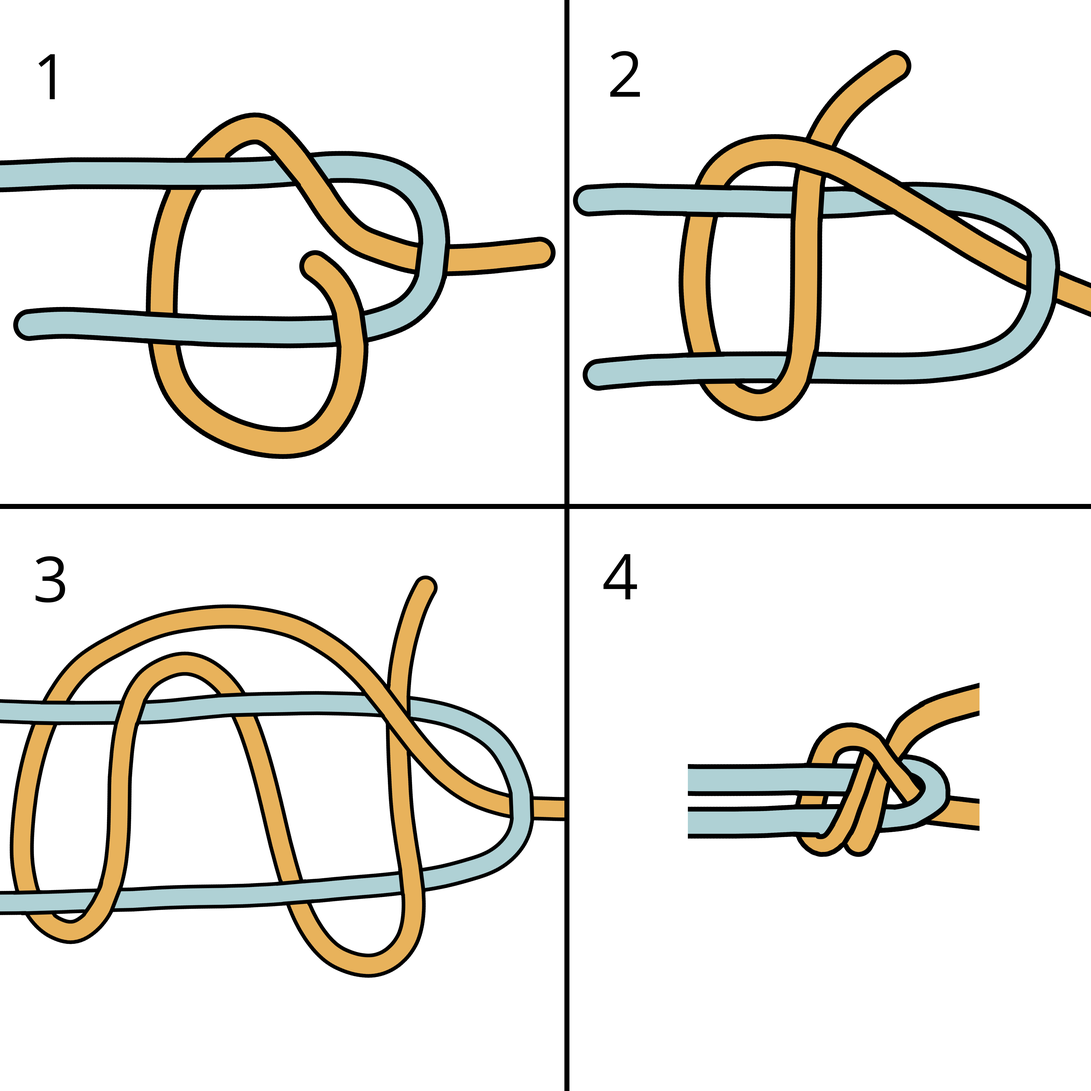
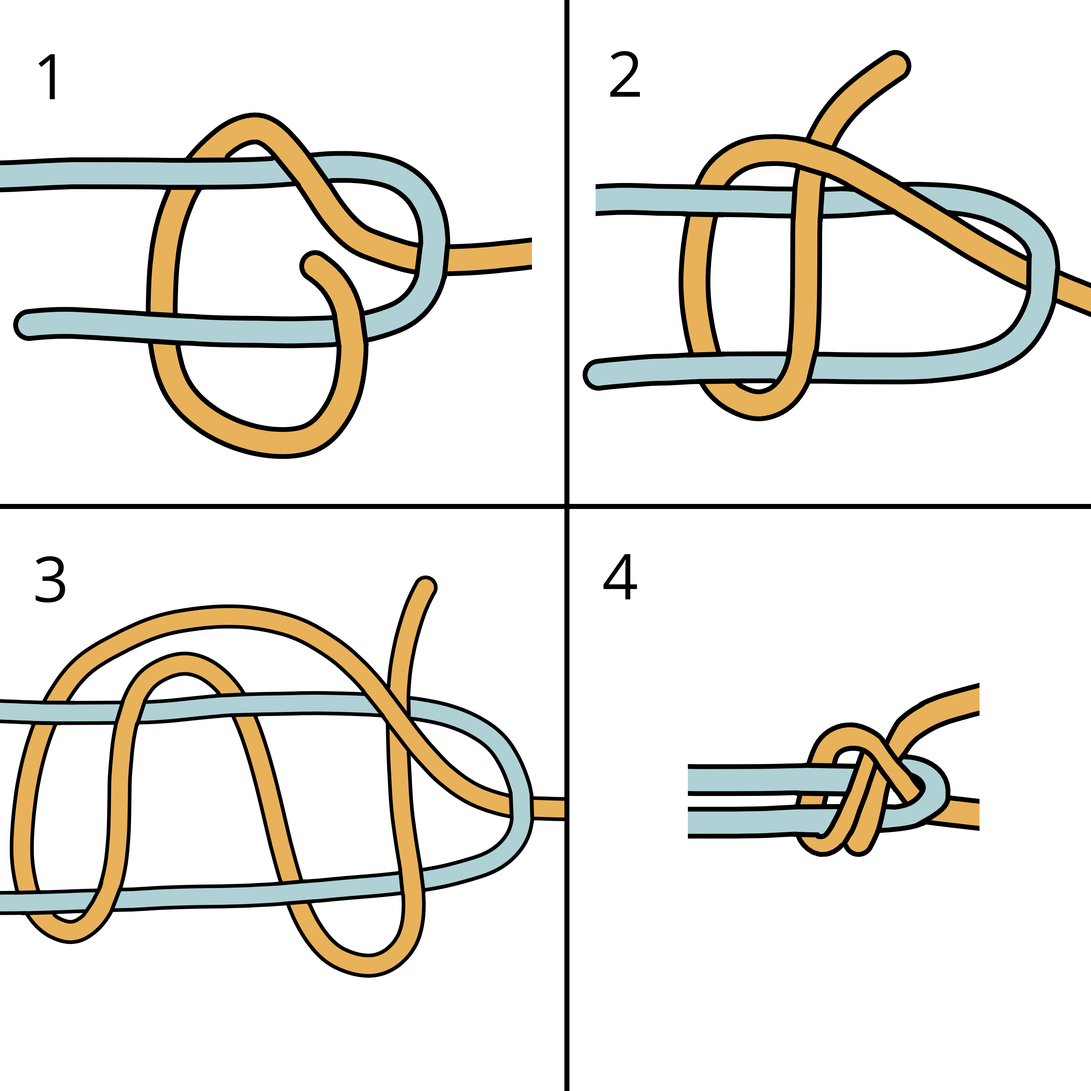
Layers edited between the first and the second 1091px x 1091px image:
painted on "Line art" (1st of 4, in "1") over box(532, 236, 556, 270)
painted on "Color" (1st of 4, in "1") over box(532, 236, 556, 270)
painted on "Line art" (2nd of 4, in "2") over box(573, 184, 596, 217)
painted on "Color" (2nd of 4, in "2") over box(573, 184, 596, 217)
painted on "Background" over box(532, 184, 596, 270)
